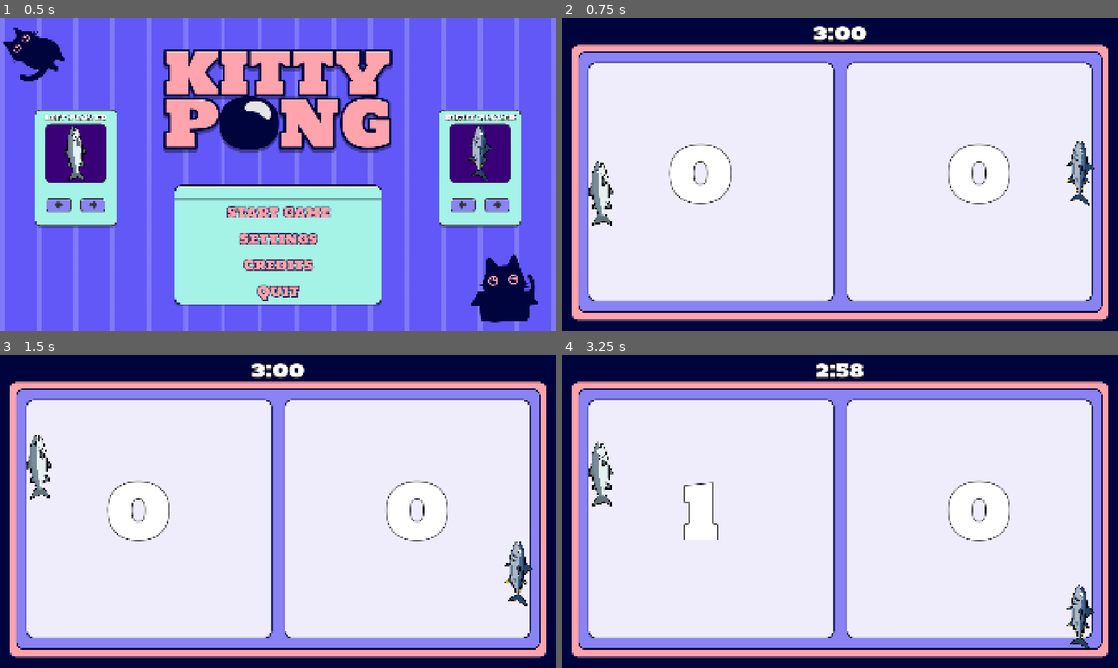
Above: before the commit, frames 1-4 (two rows, left to right).
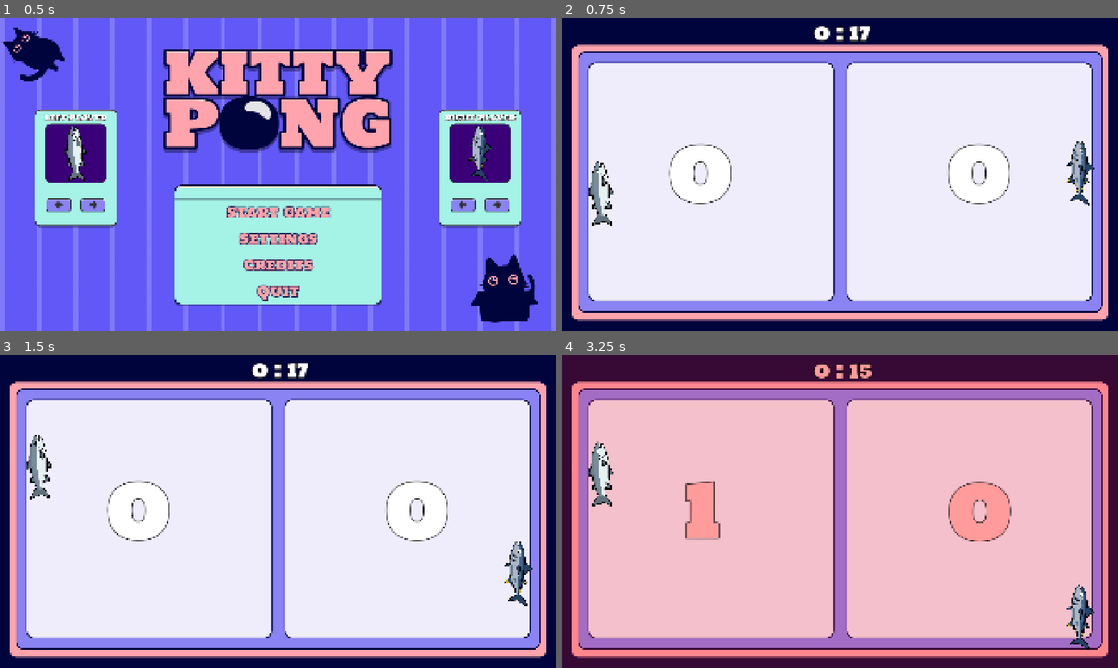
Above: after the commit, the same moments.

Repository: Jurinich/GDSG-WS-semester-project
Game: Godot game, scene res://scenes/main_menu.tscn
Same seed, same stepped clock (60 frames per second), same inputs: the game is played once before the commit and once after it.
Inputs (mouse positions are in pixels of both pictures, inside the frame that each line leads up to):
- Up to frame 1 (0.5 s): no input
- Up to frame 2 (0.75 s): click "Start Game" at 0.5 s
- Up to frame 3 (1.5 s): tap Enter at 1.25 s; move the mouse to (400, 495) at 1.27 s; hold W (upP1) from 1.28 s (still down); hold Down (downP2) from 1.28 s (still down)
- Up to frame 4 (3.25 s): move the mouse to (728, 527) at 2.02 s; release W (upP1) at 2.03 s; release Down (downP2) at 2.03 s; hold S (downP1) 2.03-2.78 s; tap Up (upP2) at 2.1 s; move the mouse to (895, 442) at 2.77 s; hold W (upP1) from 2.78 s (still down); hold Down (downP2) from 2.78 s (still down)

Frame 1 is identical in both runs. In frame 2, 0.3% of the frame differs, in the area x 45-56%, y 2-8%; in frame 3, 0.3%; in frame 4, 99%, in the area x 0-100%, y 0-100%.

Commit message:
Added AlarmOverlay (also adjusted time labeling for better shaking)

Diff:
--- a/gdsg-semester-project-w-2025-/scenes/game.tscn
+++ b/gdsg-semester-project-w-2025-/scenes/game.tscn
@@ -1,6 +1,7 @@
 [gd_scene format=3 uid="uid://coyi6nqc62xb1"]
 
 [ext_resource type="Script" uid="uid://b5bt2fewnslhs" path="res://scripts/game_controller.gd" id="1_bhx41"]
+[ext_resource type="Script" path="res://scripts/alarm_ui.gd" id="1_alarmui"]
 [ext_resource type="Texture2D" uid="uid://bfiqq6jpq1557" path="res://assets/sprites/Backgrounds/BG Dark.png" id="1_u5sy4"]
 [ext_resource type="PackedScene" uid="uid://dmngxbinp5ri7" path="res://scenes/player.tscn" id="1_uwrxv"]
 [ext_resource type="Texture2D" uid="uid://dj7n4h024303j" path="res://assets/sprites/Backgrounds/playfield.png" id="2_gee14"]
@@ -197,6 +198,16 @@
 
 [node name="ForegroundUILayer" type="CanvasLayer" parent="." unique_id=1084581396]
 layer = -1
+script = ExtResource("1_alarmui")
+
+[node name="AlarmOverlay" type="ColorRect" parent="ForegroundUILayer" unique_id=1882714402]
+anchors_preset = 15
+anchor_right = 1.0
+anchor_bottom = 1.0
+grow_horizontal = 2
+grow_vertical = 2
+mouse_filter = 2
+color = Color(1, 0.121569, 0.121569, 0)
 
 [node name="HBoxContainer" type="HBoxContainer" parent="ForegroundUILayer" unique_id=237591177]
 anchors_preset = -1
@@ -227,18 +238,48 @@
 script = ExtResource("6_p57ef")
 left_player = true
 
-[node name="TimeLabel" type="Label" parent="ForegroundUILayer" unique_id=297263883]
+[node name="TimeContainer" type="HBoxContainer" parent="ForegroundUILayer" unique_id=297263883]
+custom_minimum_size = Vector2(300, 0)
 anchors_preset = 5
 anchor_left = 0.5
 anchor_right = 0.5
-offset_left = -35.0
-offset_right = 35.0
+offset_left = -150.0
+offset_right = 150.0
 offset_bottom = 105.0
 grow_horizontal = 2
+alignment = 1
+
+[node name="TimeMinutes" type="Label" parent="ForegroundUILayer/TimeContainer" unique_id=1122334455]
+custom_minimum_size = Vector2(120, 0)
+layout_mode = 2
+size_flags_horizontal = 3
+size_flags_vertical = 1
 theme = ExtResource("5_dinhu")
 theme_override_font_sizes/font_size = 64
 text = "0"
+horizontal_alignment = 2
+vertical_alignment = 1
+
+[node name="TimeColon" type="Label" parent="ForegroundUILayer/TimeContainer" unique_id=2233445566]
+custom_minimum_size = Vector2(60, 0)
+layout_mode = 2
+size_flags_horizontal = 3
+size_flags_vertical = 1
+theme = ExtResource("5_dinhu")
+theme_override_font_sizes/font_size = 64
+text = ":"
 horizontal_alignment = 1
+vertical_alignment = 1
+
+[node name="TimeSeconds" type="Label" parent="ForegroundUILayer/TimeContainer" unique_id=3344556677]
+custom_minimum_size = Vector2(120, 0)
+layout_mode = 2
+size_flags_horizontal = 3
+size_flags_vertical = 1
+theme = ExtResource("5_dinhu")
+theme_override_font_sizes/font_size = 64
+text = "00"
+horizontal_alignment = 0
 vertical_alignment = 1
 
 [node name="EffectTimers" type="VBoxContainer" parent="ForegroundUILayer" unique_id=1260301999]
--- /dev/null
+++ b/gdsg-semester-project-w-2025-/scripts/alarm_ui.gd
@@ -0,0 +1,136 @@
+extends CanvasLayer
+
+@onready var time_container: HBoxContainer = $TimeContainer
+@onready var time_minutes_label: Label = $TimeContainer/TimeMinutes
+@onready var time_colon_label: Label = $TimeContainer/TimeColon
+@onready var time_seconds_label: Label = $TimeContainer/TimeSeconds
+@onready var score_container: HBoxContainer = $HBoxContainer
+@onready var score_left_label: Label = $HBoxContainer/ScoreLeft
+@onready var score_right_label: Label = $HBoxContainer/ScoreRight
+@onready var alarm_overlay: ColorRect = $AlarmOverlay
+
+var alarm_threshold: int = 10
+@export_range(0.0, 2.0, 0.01) var motion_strength: float = 0.8 # Intensity of wobble and shake effects
+@export_range(0.0, 2.0, 0.01) var flash_speed: float = 1.0 # Speed of the flashing effect
+@export var warning_color: Color = Color(1.0, 0.6, 0.6)
+var current_game_time: int = 0
+var current_animation_speed_factor: float = 0.0
+var target_animation_speed_factor: float = 0.0
+var animation_time: float = 0.0
+var alarm_visual_progress: float = 0.0
+var time_container_base_position: Vector2
+var time_container_base_scale: Vector2
+var time_container_base_rotation: float
+var score_container_base_position: Vector2
+var score_container_base_scale: Vector2
+var score_container_base_rotation: float
+
+func _ready():
+	time_container_base_position = time_container.position
+	time_container_base_scale = time_container.scale
+	time_container_base_rotation = time_container.rotation
+	score_container_base_position = score_container.position
+	score_container_base_scale = score_container.scale
+	score_container_base_rotation = score_container.rotation
+	time_container.pivot_offset = time_container.size * 0.5
+	score_container.pivot_offset = score_container.size * 0.5
+	current_animation_speed_factor = 0.0
+	target_animation_speed_factor = 0.0
+	animation_time = 0.0
+	alarm_visual_progress = 0.0
+	_update_alarm_visuals()
+	set_process(true)
+
+
+func set_alarm_state(game_time: int, new_alarm_threshold: int):
+	current_game_time = game_time
+	alarm_threshold = new_alarm_threshold
+	target_animation_speed_factor = get_animation_speed_factor()
+	_update_alarm_visuals()
+
+
+func set_display_time(display_time: int):
+	var safe_time = display_time if display_time > 0 else 0
+	@warning_ignore("integer_division")
+	var minute = safe_time / 60
+	var second = safe_time % 60
+	time_minutes_label.text = str(minute)
+	time_colon_label.text = ":"
+	time_seconds_label.text = "%02d" % second
+
+
+func _process(_delta: float):
+	var smoothing_factor = clamp(_delta * 8.0, 0.0, 1.0)
+	current_animation_speed_factor = lerp(current_animation_speed_factor, target_animation_speed_factor, smoothing_factor)
+	var alarm_active = current_game_time <= alarm_threshold
+	var target_alarm_progress = 1.0 if alarm_active else 0.0
+	alarm_visual_progress = lerp(alarm_visual_progress, target_alarm_progress, smoothing_factor)
+	animation_time += _delta * current_animation_speed_factor
+	_update_alarm_visuals()
+
+
+func _update_alarm_visuals():
+	if alarm_visual_progress <= 0.001:
+		time_container.position = time_container_base_position
+		time_container.scale = time_container_base_scale
+		time_container.rotation = time_container_base_rotation
+		time_container.self_modulate = Color.WHITE
+		time_minutes_label.self_modulate = Color.WHITE
+		time_colon_label.self_modulate = Color.WHITE
+		time_seconds_label.self_modulate = Color.WHITE
+		score_left_label.rotation = 0.0
+		score_left_label.self_modulate = Color.WHITE
+		score_right_label.rotation = 0.0
+		score_right_label.self_modulate = Color.WHITE
+		score_container.position = score_container_base_position
+		score_container.scale = score_container_base_scale
+		score_container.rotation = score_container_base_rotation
+		score_container.self_modulate = Color.WHITE
+		alarm_overlay.color = Color(1.0, 0.1, 0.1, 0.0)
+		return
+
+	var wobble_phase = animation_time
+	var flash_phase = Time.get_ticks_msec() / 120.0
+	var flash = (0.5 + 0.5 * sin(flash_phase)) * flash_speed * alarm_visual_progress
+	flash = clamp(flash, 0.0, 1.0)
+	var warning_color_lerp = Color(1.0, 1.0, 1.0).lerp(warning_color, flash)
+	var effective_motion_strength = motion_strength * alarm_visual_progress
+
+	time_container.position = time_container_base_position + Vector2(sin(wobble_phase * 3.0) * 5.0, cos(wobble_phase * 4.0) * 2.0) * effective_motion_strength
+	time_container.rotation = time_container_base_rotation + sin(wobble_phase * 4.5) * 0.03 * effective_motion_strength
+	time_container.scale = time_container_base_scale
+	time_container.self_modulate = warning_color_lerp
+	time_minutes_label.self_modulate = warning_color_lerp
+	time_colon_label.self_modulate = warning_color_lerp
+	time_seconds_label.self_modulate = warning_color_lerp
+
+	score_container.position = score_container_base_position + Vector2(sin(wobble_phase * 2.2 + 1.4) * 3.0, cos(wobble_phase * 3.2 + 0.8) * 1.0) * effective_motion_strength
+	score_container.rotation = score_container_base_rotation + sin(wobble_phase * 3.4 + 0.5) * 0.015 * effective_motion_strength
+	score_container.scale = score_container_base_scale
+	score_container.self_modulate = warning_color_lerp
+	score_left_label.rotation = sin(wobble_phase * 5.2) * 0.02 * effective_motion_strength
+	score_left_label.self_modulate = warning_color_lerp
+	score_right_label.rotation = -sin(wobble_phase * 5.0 + 0.3) * 0.02 * effective_motion_strength
+	score_right_label.self_modulate = warning_color_lerp
+
+	var overlay_alpha = (0.08 + flash * 0.14) * alarm_visual_progress
+	alarm_overlay.color = Color(1.0, 0.12, 0.12, overlay_alpha)
+
+
+func get_animation_speed_factor() -> float:
+	if current_game_time > alarm_threshold:
+		return 0.0
+
+	var alarm_window = max(1, alarm_threshold)
+	var alarm_progress = 1.0 - clamp(float(current_game_time) / float(alarm_window), 0.0, 1.0)
+	if alarm_progress <= 0.25:
+		var first_segment = alarm_progress / 0.25
+		first_segment = first_segment * first_segment * (3.0 - 2.0 * first_segment)
+		return lerp(0.0, 0.6, first_segment)
+
+	if alarm_progress <= 0.60:
+		var second_segment = (alarm_progress - 0.25) / 0.35
+		second_segment = second_segment * second_segment * (3.0 - 2.0 * second_segment)
+		return lerp(0.6, 1.2, second_segment)
+
+	return 1.2
--- a/gdsg-semester-project-w-2025-/scripts/game_controller.gd
+++ b/gdsg-semester-project-w-2025-/scripts/game_controller.gd
@@ -1,30 +1,41 @@
 extends Node2D
 
-@onready var time_label: Label = $ForegroundUILayer/TimeLabel
+@onready var alarm_ui: CanvasLayer = $ForegroundUILayer
+@onready var time_minutes_label: Label = $ForegroundUILayer/TimeContainer/TimeMinutes
+@onready var time_colon_label: Label = $ForegroundUILayer/TimeContainer/TimeColon
+@onready var time_seconds_label: Label = $ForegroundUILayer/TimeContainer/TimeSeconds
 @onready var pause_menu: Control = $ForegroundUILayer/PauseMenu
-@export var game_duration: int = 180
+@export var game_duration: int = 17
+@export_range(1, 30, 1) var alarm_threshold: int = 15
 
 var cur_game_time: int
 
 func _ready():
 	cur_game_time = game_duration
 	update_time_label()
+	alarm_ui.set_alarm_state(cur_game_time, alarm_threshold)
 	$GameTimer.start()
 
 
 func timer_tick():
 	if (cur_game_time <= 0):
+		$GameTimer.stop()
 		get_tree().call_deferred("change_scene_to_file", "res://scenes/main_menu.tscn")
+		return
 
 	cur_game_time -= 1
 	update_time_label()
+	alarm_ui.set_alarm_state(cur_game_time, alarm_threshold)
 
 
 func update_time_label():
+	var safe_time = cur_game_time if cur_game_time > 0 else 0
 	@warning_ignore("integer_division")
-	var minute = cur_game_time / 60
-	var second = cur_game_time % 60
-	time_label.text = str(minute) + ":" + ("%02d" % second)
+	var minute = safe_time / 60
+	var second = safe_time % 60
+	time_minutes_label.text = str(minute)
+	time_colon_label.text = ":"
+	time_seconds_label.text = "%02d" % second
 
 func _unhandled_input(event):
 	if event.is_action_pressed("Pause"):
Not shown, added: gdsg-semester-project-w-2025-/scripts/alarm_ui.gd.uid
